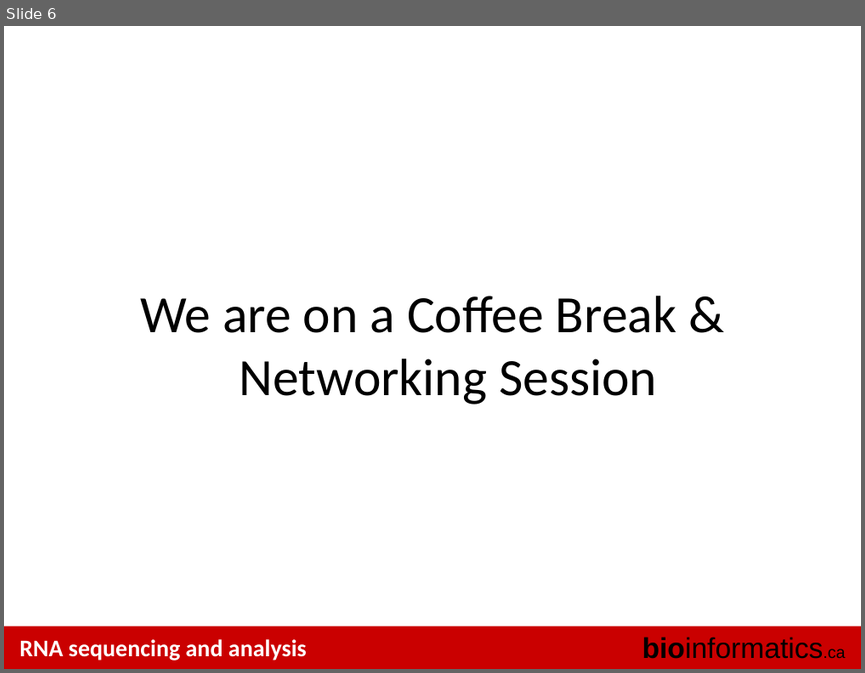
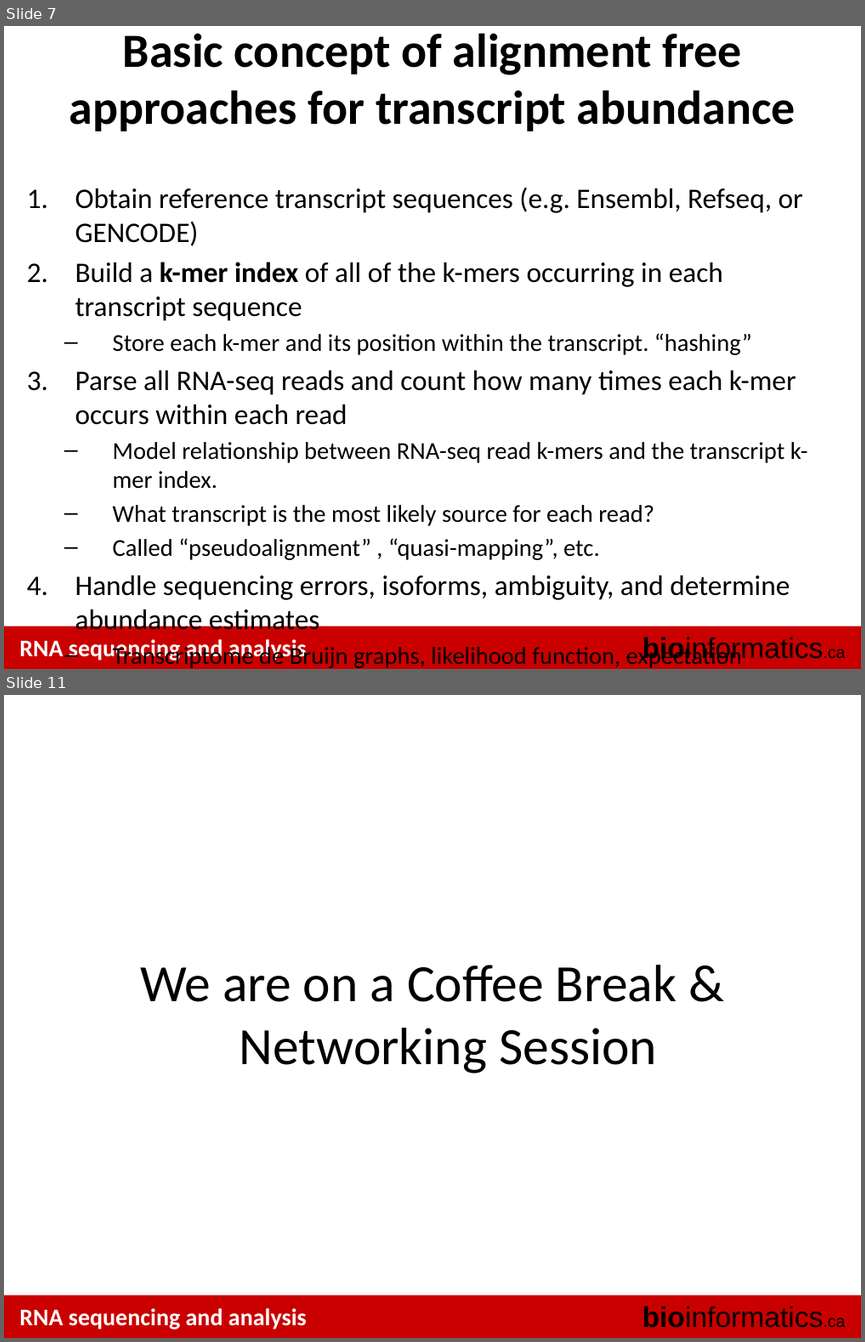
Before and after one commit to griffithlab/rnaseq_tutorial_wiki, a slide deck: LectureFiles/cbw/2018/RNASeq_Module4_Lecture.pptx. Shown one above the other, each under a label of ours: slide 6 before the commit, slides 7 and 11 after it; the slides between them are not shown. The pictures are 865x673 and 865x1342 pixels, drawn with LibreOffice and Linux fonts; fonts in the diff are those of the drawing. Boxes give left, top, right and bottom in pixels: in the first picture for what was removed or moved away, otherwise in the second. Text is boxed around its words. In the diff, an @@ line names an element or a change of style, - is before the commit and + after.

Commit message:
update module 4 on alignment free methods

```diff
--- a/LectureFiles/cbw/2018/RNASeq_Module4_Lecture.pptx
+++ b/LectureFiles/cbw/2018/RNASeq_Module4_Lecture.pptx
@@ slide 7 added at [4,26,861,669], background #FFFFFF; not listed: 3 template elements that a slide beside it also shows @@
@@ title added at [69,33,795,131], 40 pt, text #000000, bold @@
+Basic concept of alignment free approaches for transcript abundance
@@ text added at [75,188,808,635], 20.4 pt, text #000000 @@
+1. Obtain reference transcript sequences (e.g. Ensembl, Refseq, or GENCODE)
+2. Build a k-mer index of all of the k-mers occurring in each transcript sequence
+  – Store each k-mer and its position within the transcript. “hashing”
+3. Parse all RNA-seq reads and count how many times each k-mer occurs within each read
+  – Model relationship between RNA-seq read k-mers and the transcript k-mer index.
+  – What transcript is the most likely source for each read?
+  – Called “pseudoalignment” , “quasi-mapping”, etc.
+4. Handle sequencing errors, isoforms, ambiguity, and determine abundance estimates
+  – Transcriptome de Bruijn graphs, likelihood function, expectation maximization, etc.
@@ what was slide 6 is now slide 11 @@
```
Also in this commit, not shown: 1 slide changed, 4 other slides added, 1 other file.
